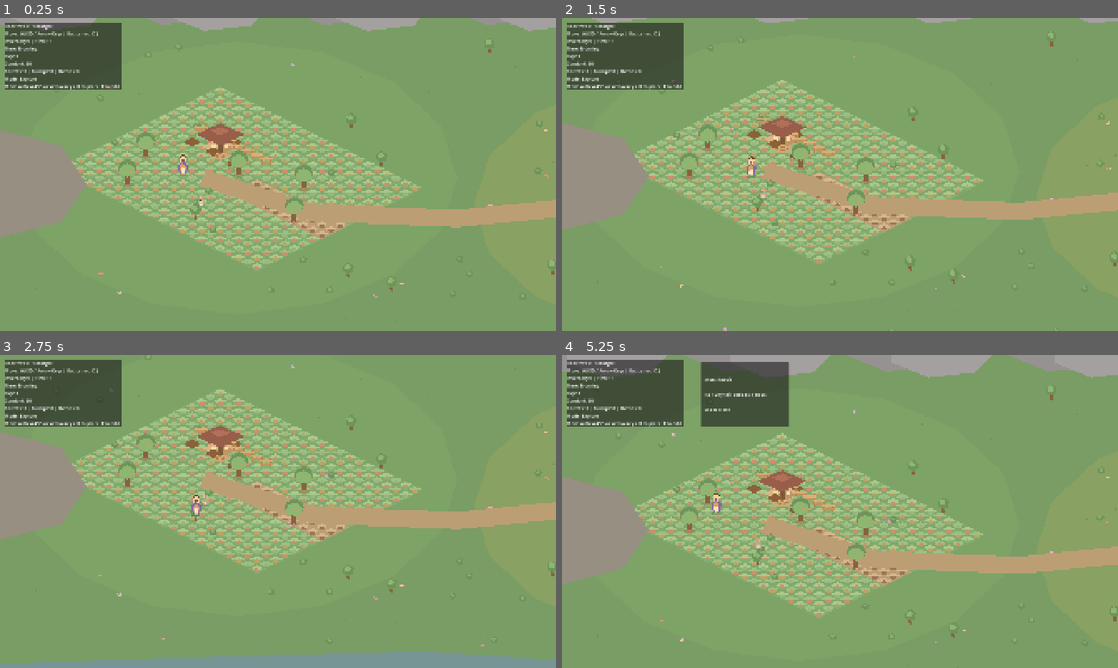
Above: before the commit, frames 1-4 (two rows, left to right).
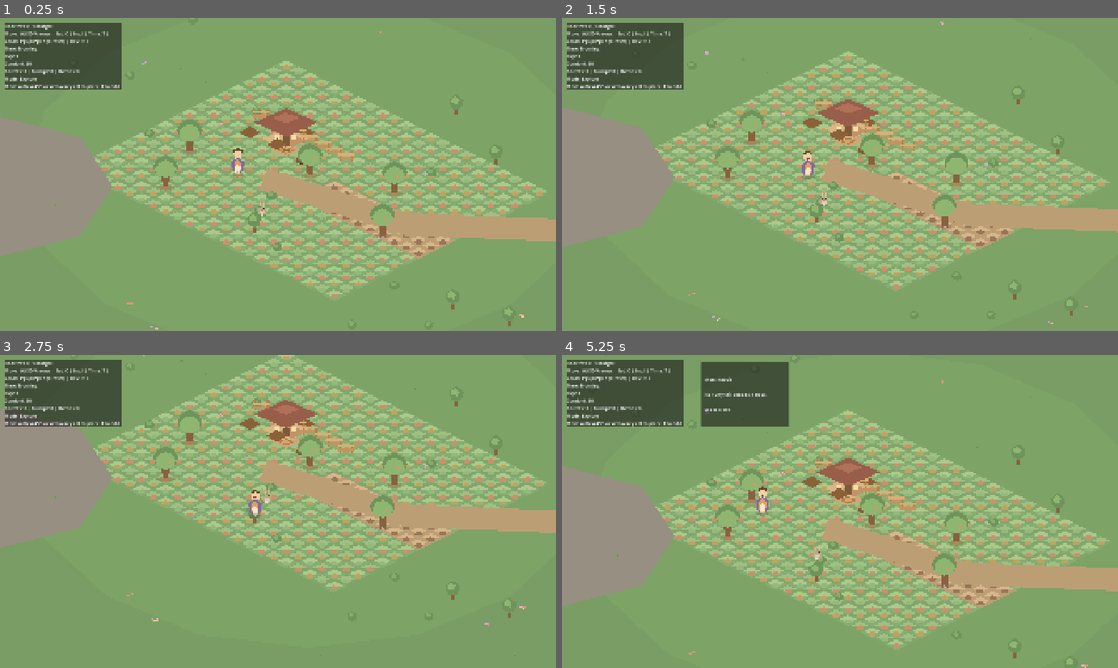
Above: after the commit, the same moments.

Repository: juliedarkheart/comfymmo
Game: Godot game, scene res://scenes/main.tscn
The game is run twice, just before and just after one commit, with the same random seed, the same clock (stepped at 60 frames per second) and the same inputs.
Inputs (mouse positions are in pixels of both pictures, inside the frame that each line leads up to):
- Up to frame 1 (0.25 s): no input
- Up to frame 2 (1.5 s): tap Enter at 0.5 s; move the mouse to (962, 158) at 0.52 s; hold D (move_right) 0.53-1.28 s; tap R at 0.6 s; click (962, 158) at 0.67 s; tap E at 0.8, 1.35 s; move the mouse to (728, 190) at 1.27 s; hold S (move_down) from 1.28 s (still down); click (728, 190) at 1.42 s
- Up to frame 3 (2.75 s): tap M at 1.55, 2.1 s; move the mouse to (333, 442) at 2.02 s; release S (move_down) at 2.03 s; hold D (move_right) from 2.03 s (still down); click (333, 442) at 2.17 s; tap F at 2.3 s
- Up to frame 4 (5.25 s): move the mouse to (812, 574) at 2.77 s; release D (move_right) at 2.78 s; hold W (move_up) 2.78-3.53 s; tap F at 2.85 s; click (812, 574) at 2.92 s; tap R at 3.05, 3.6 s; move the mouse to (1006, 558) at 3.52 s; hold A (move_left) 3.53-5.03 s; click (1006, 558) at 3.67 s; tap E at 3.8, 5.1 s; move the mouse to (673, 464) at 4.27 s; tap B at 4.35 s; click (673, 464) at 4.42 s; tap M at 4.55 s; move the mouse to (867, 511) at 5.02 s; hold S (move_down) from 5.03 s (still down); click (867, 511) at 5.17 s

The runs differ from the first frame. In frame 1, 26% of the frame differs, in the area x 0-100%, y 0-100%; in frame 2, 24%; in frame 3, 27%; in frame 4, 28%.

Commit message:
Add dev overlay and admin scaffolding

Diff:
--- a/avatar/avatar_camera.gd
+++ b/avatar/avatar_camera.gd
@@ -7,15 +7,52 @@
 @export var default_limit_right: int = 430
 @export var default_limit_bottom: int = 520
 
+# Runtime test zoom controls (handy on 4K monitors). These only change the camera
+# zoom — position smoothing and mouse/world-space transforms are untouched, so
+# placement coordinates and world hints stay correct at any zoom.
+const ZOOM_MIN: float = 0.6
+const ZOOM_MAX: float = 2.8
+const ZOOM_STEP: float = 1.12
+
+var _base_zoom: Vector2 = Vector2(1.1, 1.1)
+
 func _ready() -> void:
 	enabled = true
 	make_current()
 	zoom = default_zoom
+	_base_zoom = default_zoom
 	# Gentle position smoothing softens the rigid, boxed feel and eases the camera
 	# toward the player instead of hard-snapping at region borders.
 	position_smoothing_enabled = true
 	position_smoothing_speed = 6.0
 	apply_limits(default_limit_left, default_limit_top, default_limit_right, default_limit_bottom)
+
+func _unhandled_input(event: InputEvent) -> void:
+	if not (event is InputEventKey and event.pressed and not event.echo):
+		return
+
+	match event.keycode:
+		KEY_PAGEUP, KEY_EQUAL, KEY_KP_ADD:
+			_apply_zoom_factor(ZOOM_STEP)
+			_consume_input()
+		KEY_PAGEDOWN, KEY_MINUS, KEY_KP_SUBTRACT:
+			_apply_zoom_factor(1.0 / ZOOM_STEP)
+			_consume_input()
+		KEY_R:
+			zoom = _base_zoom
+			_consume_input()
+
+func _apply_zoom_factor(factor: float) -> void:
+	var level: float = clampf(zoom.x * factor, ZOOM_MIN, ZOOM_MAX)
+	zoom = Vector2(level, level)
+
+func get_zoom_level() -> float:
+	return zoom.x
+
+func _consume_input() -> void:
+	var viewport: Viewport = get_viewport()
+	if viewport != null:
+		viewport.set_input_as_handled()
 
 func apply_limits(left: int, top: int, right: int, bottom: int) -> void:
 	limit_left = left
@@ -25,6 +62,7 @@
 
 func apply_region_view(region_zoom: Vector2, limits: Rect2i) -> void:
 	zoom = region_zoom
+	_base_zoom = region_zoom
 	apply_limits(limits.position.x, limits.position.y, limits.end.x, limits.end.y)
 	# Settle smoothing on the freshly spawned camera so it starts centered on the
 	# player at the destination spawn instead of easing in from its initial point.
--- /dev/null
+++ b/systems/admin/audit_log.gd
@@ -0,0 +1,43 @@
+extends RefCounted
+class_name AuditLog
+
+## Local, in-memory, append-only audit trail placeholder for future moderation and
+## admin tooling. There is no database and no network — entries live only for the
+## current session. A real implementation would forward these to an authoritative
+## server and durable store. Nothing in gameplay writes to this yet.
+
+var _entries: Array[Dictionary] = []
+
+## Append an audit entry. `kind` is a short category (e.g. "report",
+## "admin_action", "build_change"); `payload` is the associated data Dictionary.
+func append(kind: String, payload: Dictionary) -> Dictionary:
+	var entry: Dictionary = {
+		"id": _entries.size() + 1,
+		"kind": kind,
+		"payload": payload,
+		"logged_at": Time.get_unix_time_from_system(),
+	}
+	_entries.append(entry)
+	return entry
+
+func record_report(report: Dictionary) -> Dictionary:
+	return append("report", report)
+
+func record_admin_action(action: Dictionary) -> Dictionary:
+	return append("admin_action", action)
+
+func get_entries() -> Array[Dictionary]:
+	return _entries.duplicate(true)
+
+func get_entries_of_kind(kind: String) -> Array[Dictionary]:
+	var results: Array[Dictionary] = []
+	for entry in _entries:
+		if String(entry.get("kind", "")) == kind:
+			results.append(entry.duplicate(true))
+	return results
+
+func size() -> int:
+	return _entries.size()
+
+func clear() -> void:
+	_entries.clear()
--- /dev/null
+++ b/systems/admin/moderation_models.gd
@@ -0,0 +1,77 @@
+extends RefCounted
+class_name ModerationModels
+
+## Local, stubbed data models for a future family/friends MMO moderation layer.
+## These are plain Dictionary builders + constants — no networking, no accounts, no
+## persistence, no live UI. They exist so future admin tools have a stable shape to
+## target. Nothing in gameplay calls these yet.
+
+# --- Permission / role placeholders (least to most privileged is player..owner) ---
+const ROLE_OWNER := "owner"
+const ROLE_ADMIN := "admin"
+const ROLE_MODERATOR := "moderator"
+const ROLE_TRUSTED := "trusted"
+const ROLE_PLAYER := "player"
+const ROLES: Array[String] = [ROLE_PLAYER, ROLE_TRUSTED, ROLE_MODERATOR, ROLE_ADMIN, ROLE_OWNER]
+
+# --- Admin action types ---
+const ACTION_MUTE := "mute"
+const ACTION_KICK := "kick"
+const ACTION_BAN := "ban"
+const ACTION_WARN := "warn"
+const ACTION_DELETE_BUILD := "delete_build"
+const ACTION_RESTORE_BUILD := "restore_build"
+const ACTION_TYPES: Array[String] = [
+	ACTION_MUTE, ACTION_KICK, ACTION_BAN, ACTION_WARN, ACTION_DELETE_BUILD, ACTION_RESTORE_BUILD,
+]
+
+static func make_report(
+	reporter_id: String,
+	target_player_id: String,
+	reason: String,
+	notes: String = "",
+	world_area: String = "",
+	position: Vector2 = Vector2.ZERO
+) -> Dictionary:
+	return {
+		"reporter_id": reporter_id,
+		"target_player_id": target_player_id,
+		"reason": reason,
+		"notes": notes,
+		"world_area": world_area,
+		"position": {"x": position.x, "y": position.y},
+		"created_at": Time.get_unix_time_from_system(),
+		"status": "open",
+	}
+
+static func make_admin_action(
+	action_type: String,
+	target_id: String,
+	actor_admin_id: String,
+	reason: String = ""
+) -> Dictionary:
+	return {
+		"action_type": action_type,
+		"target_id": target_id,
+		"actor_admin_id": actor_admin_id,
+		"reason": reason,
+		"timestamp": Time.get_unix_time_from_system(),
+	}
+
+static func is_valid_role(role: String) -> bool:
+	return role in ROLES
+
+static func is_valid_action(action_type: String) -> bool:
+	return action_type in ACTION_TYPES
+
+## Placeholder authority check for future server-side enforcement. Locally it just
+## compares role rank; a real implementation would run on an authoritative server.
+static func role_rank(role: String) -> int:
+	return ROLES.find(role)
+
+static func can_moderate(actor_role: String, target_role: String) -> bool:
+	if not is_valid_role(actor_role) or not is_valid_role(target_role):
+		return false
+	if role_rank(actor_role) < role_rank(ROLE_MODERATOR):
+		return false
+	return role_rank(actor_role) > role_rank(target_role)
--- /dev/null
+++ b/systems/dev_tool_state.gd
@@ -0,0 +1,35 @@
+extends RefCounted
+class_name DevToolState
+
+## Local-only developer tool state. Holds whether dev mode is active and which tool
+## is selected, ready for future world-building tools (terrain paint, landmark
+## placement, blocked-area definition, wilderness inspection, spawned-content
+## debugging, build-moderation review). It has no gameplay effect while disabled and
+## performs no networking or persistence.
+
+const TOOL_INSPECT := "inspect"
+# Reserved future tool ids (not implemented yet):
+const TOOL_TERRAIN_PAINT := "terrain_paint"
+const TOOL_PLACE_LANDMARK := "place_landmark"
+const TOOL_DEFINE_BLOCKED := "define_blocked"
+const TOOL_WILDERNESS_INSPECT := "wilderness_inspect"
+const TOOL_BUILD_MODERATION := "build_moderation"
+
+var dev_mode_enabled: bool = false
+var active_tool: String = TOOL_INSPECT
+
+func toggle() -> bool:
+	dev_mode_enabled = not dev_mode_enabled
+	return dev_mode_enabled
+
+## Approximate area label from a world position, matching the overworld layout
+## (homestead at the origin, village near x=1500, forest near x=3000).
+static func area_label(world_pos: Vector2) -> String:
+	var x: float = world_pos.x
+	if x >= -760.0 and x < 760.0:
+		return "Homestead"
+	if x >= 1150.0 and x < 2050.0:
+		return "Village Square"
+	if x >= 2550.0 and x < 3760.0:
+		return "Forest Edge"
+	return "Wilderness/Unknown"
--- /dev/null
+++ b/systems/overworld_editor_system.gd
@@ -0,0 +1,69 @@
+extends CanvasLayer
+class_name OverworldEditorSystem
+
+## Lightweight, dev-only overlay toggled with F10. It is a read-only inspector for
+## now (player/mouse world position, area label, camera zoom) and a seam for future
+## world-building/moderation tools. It is hidden and idle when off, never blocks
+## gameplay input, and performs no networking or persistence.
+
+var _state: DevToolState = DevToolState.new()
+var _player: Node2D
+var _camera: Camera2D
+var _label: Label
+
+func setup(player: Node2D, camera: Camera2D) -> void:
+	_player = player
+	_camera = camera
+
+func _ready() -> void:
+	layer = 90
+	var panel: PanelContainer = PanelContainer.new()
+	panel.position = Vector2(24, 240)
+	panel.mouse_filter = Control.MOUSE_FILTER_IGNORE
+	add_child(panel)
+
+	var margin: MarginContainer = MarginContainer.new()
+	margin.add_theme_constant_override("margin_left", 10)
+	margin.add_theme_constant_override("margin_top", 8)
+	margin.add_theme_constant_override("margin_right", 10)
+	margin.add_theme_constant_override("margin_bottom", 8)
+	panel.add_child(margin)
+
+	_label = Label.new()
+	margin.add_child(_label)
+
+	visible = false
+	set_process(false)
+
+func _unhandled_input(event: InputEvent) -> void:
+	if event is InputEventKey and event.pressed and not event.echo and event.keycode == KEY_F10:
+		var enabled: bool = _state.toggle()
+		visible = enabled
+		set_process(enabled)
+		var viewport: Viewport = get_viewport()
+		if viewport != null:
+			viewport.set_input_as_handled()
+
+func _process(_delta: float) -> void:
+	if not _state.dev_mode_enabled:
+		return
+	_label.text = _format_overlay()
+
+func _format_overlay() -> String:
+	var player_pos: Vector2 = Vector2.ZERO
+	if _player != null and is_instance_valid(_player):
+		player_pos = _player.global_position
+
+	var mouse_pos: Vector2 = Vector2.ZERO
+	var zoom_level: float = 1.0
+	if _camera != null and is_instance_valid(_camera):
+		mouse_pos = _camera.get_global_mouse_position()
+		zoom_level = _camera.zoom.x
+
+	return "DEV MODE  (F10 to hide)\nArea: %s\nPlayer: (%d, %d)\nMouse: (%d, %d)\nZoom: %.2fx\nTool: %s" % [
+		DevToolState.area_label(player_pos),
+		int(player_pos.x), int(player_pos.y),
+		int(mouse_pos.x), int(mouse_pos.y),
+		zoom_level,
+		_state.active_tool,
+	]
--- a/ui/prototype_hud.gd
+++ b/ui/prototype_hud.gd
@@ -1,7 +1,7 @@
 extends CanvasLayer
 
 var _title_text: String = "Hearthvale Prototype"
-var _controls_text: String = "Move: WASD / Arrow Keys | Eat carrot: C | Inventory: I | Time: T"
+var _controls_text: String = "Move: WASD/Arrows | Eat: C | Inv: I | Time: T | Zoom: PgUp/PgDn (R reset) | Dev: F10"
 var _mood_display: String = "Morning"
 var _day_number: int = 1
 var _current_mode_name: String = "Explore"
--- a/world/overworld_controller.gd
+++ b/world/overworld_controller.gd
@@ -26,6 +26,16 @@
 	_apply_overworld_camera(player)
 	_spawn_village_content(player)
 	_spawn_forest_content(player)
+	_setup_dev_overlay(player)
+
+func _setup_dev_overlay(player: AvatarController) -> void:
+	var camera: AvatarCamera = null
+	if player != null:
+		camera = player.get_node_or_null("Camera2D") as AvatarCamera
+	var editor: OverworldEditorSystem = OverworldEditorSystem.new()
+	editor.name = "OverworldEditorSystem"
+	add_child(editor)
+	editor.setup(player, camera)
 
 func _find_player() -> AvatarController:
 	for child in gameplay_layer.get_children():
--- a/world/overworld_map.gd
+++ b/world/overworld_map.gd
@@ -19,7 +19,9 @@
 	return Rect2i(-760, -460, 4560, 1640)
 
 func get_camera_zoom() -> Vector2:
-	return Vector2(1.0, 1.0)
+	# Slightly closer than 1.0 for readable detail on high-DPI / 4K monitors. Players
+	# can adjust live with PageUp/PageDown/+/- and reset with R.
+	return Vector2(1.3, 1.3)
 
 func _build_overworld() -> void:
 	_build_overworld_backdrop()
Not shown, added: systems/admin/audit_log.gd.uid
Not shown, added: systems/admin/moderation_models.gd.uid
Not shown, added: systems/dev_tool_state.gd.uid
Not shown, added: systems/overworld_editor_system.gd.uid
Not shown, changed: README.md
Not shown, added: assets/characters/.gitkeep
Not shown, added: assets/creatures/.gitkeep
Not shown, added: assets/import_staging/.gitkeep
Not shown, added: assets/props/.gitkeep
Not shown, added: assets/style_reference/.gitkeep
Not shown, added: assets/tiles/.gitkeep
Not shown, added: assets/ui/.gitkeep
(and 8 more such lines)
